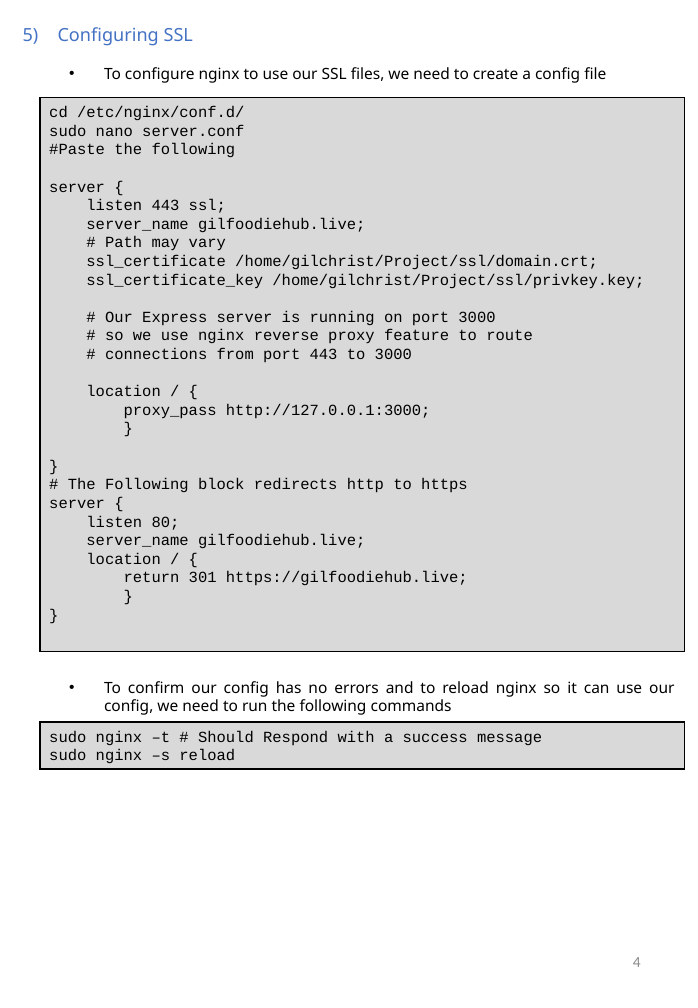
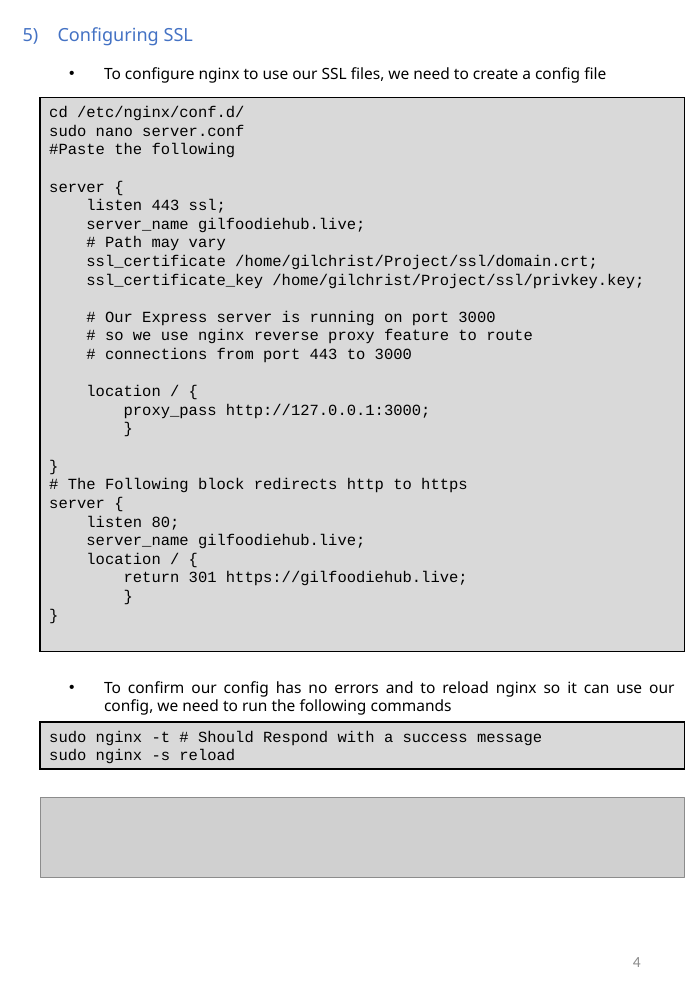
Before and after one commit to Agentgilspy/Food-Ordering-Website, a slide deck: slide 6 of ICT-171 Documentation.pptx. Drawn at 698x1008 pixels with LibreOffice and Linux fonts; fonts in the diff are those of the drawing; grey boxes stand for pictures. Boxes give left, top, right and bottom in pixels: in the first picture for what was removed or moved away, otherwise in the second. Text is boxed around its words. In the diff, an @@ line names an element or a change of style, - is before the commit and + after.

```diff
--- a/ICT-171 Documentation.pptx
+++ b/ICT-171 Documentation.pptx
@@ text in rectangle at [49,730,542,763]: text changed @@
-sudo nginx –t # Should Respond with a success message
-sudo nginx –s reload
+sudo nginx -t # Should Respond with a success message
+sudo nginx -s reload
@@ picture added at [40,798,684,878] @@
```
Also in this commit, not shown: 10 other slides changed.
